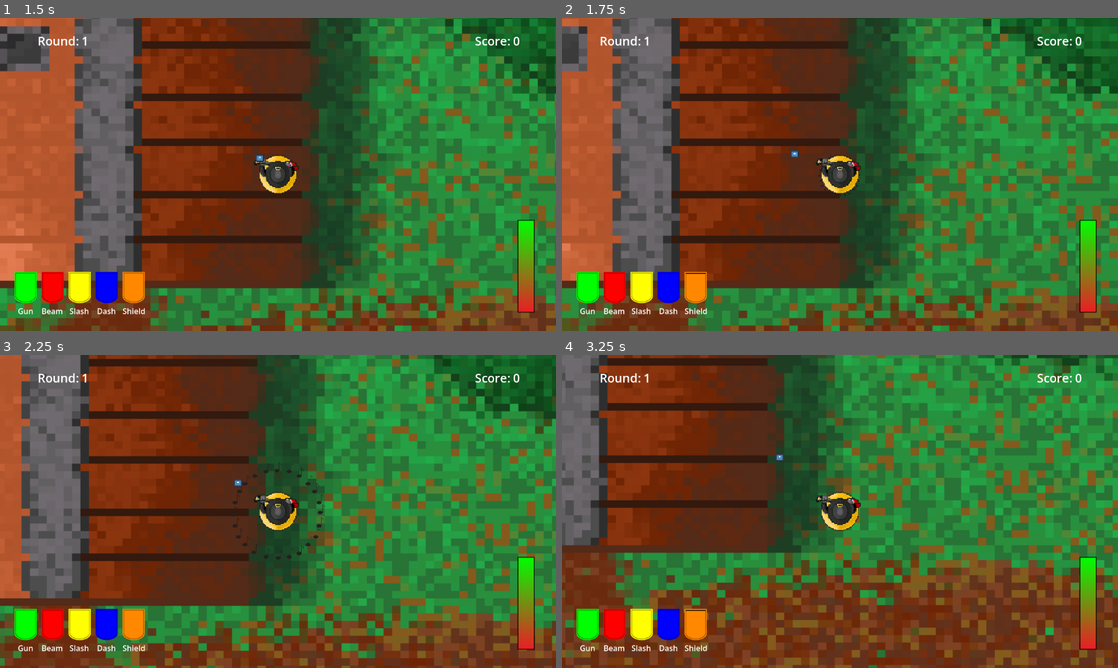
Above: before the commit, frames 1-4 (two rows, left to right).
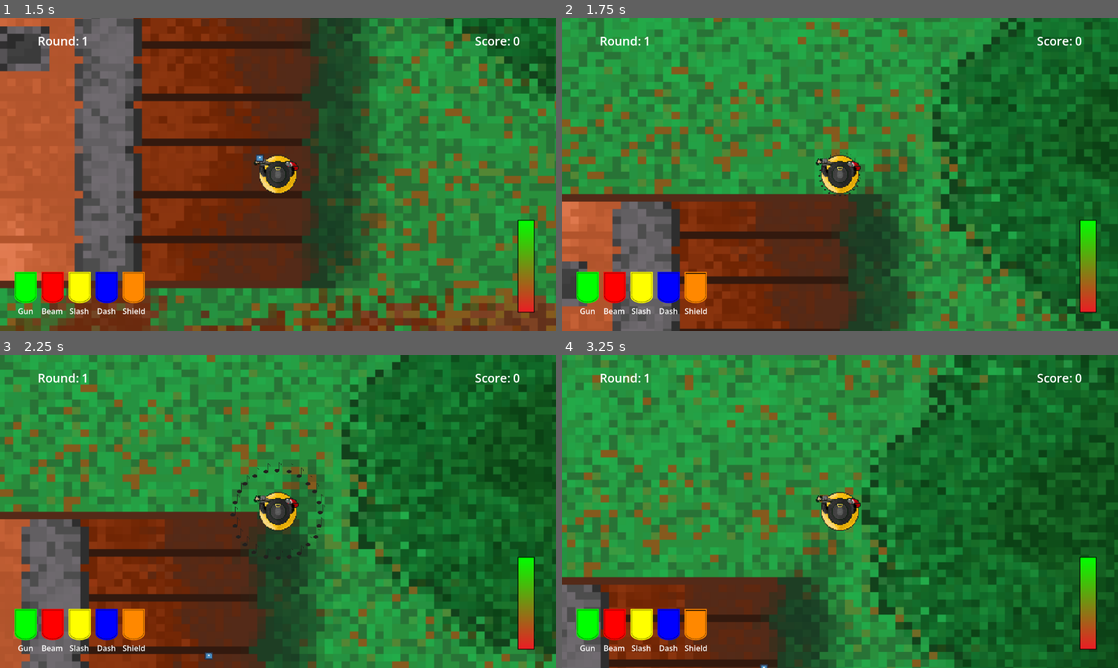
Above: after the commit, the same moments.

Repository: Rhyslan/GuitarBoard_Game
Game: Godot game, scene res://scenes/title/title_screen.tscn
Two runs of this game, one before a commit and one after it. Both use one fixed random seed, a clock stepped at 60 frames per second and the inputs below. The engine's default icon, where the game draws it, is replaced by a stand-in: a white triangle on a blue panel in a dark square.
Inputs:
- Up to frame 1 (1.5 s): click "Play" at 0.5 s; tap Enter at 1.25 s; hold D (Right) from 1.28 s (still down); hold Left (Attack) from 1.28 s (still down)
- Up to frame 2 (1.75 s): keep holding D (Right); keep holding Left (Attack); tap Space (Jump) at 1.52 s; tap 5 (Shield) at 1.55 s
- Up to frame 3 (2.25 s): release D (Right) at 2.03 s; release Left (Attack) at 2.03 s; hold S (Down) from 2.03 s (still down); tap 5 (Shield) at 2.1 s
- Up to frame 4 (3.25 s): tap Space (Jump) at 2.27 s; tap Left (Attack) at 2.3 s; release S (Down) at 2.78 s; hold D (Right) from 2.78 s (still down); hold Left (Attack) from 2.78 s (still down); tap 5 (Shield) at 3.05 s

Frame 1 is identical in both runs. In frame 2, 71% of the frame differs, in the area x 0-100%, y 0-100%; in frame 3, 72%; in frame 4, 82%.

Commit message:
ranged enemy prototype

Diff:
--- /dev/null
+++ b/guitar-board/RangedMob.gd
@@ -0,0 +1,30 @@
+extends Mob #Inherit mob stats
+
+#Ranged Mob Stats
+@export var attack_range := 400.0
+@export var stop_range := 350.0
+@export var fire_rate := 2
+
+var can_shoot := true
+
+func _physics_process(_delta: float):
+	var distance_to_player = global_position.distance_to(player.global_position)
+	var direction = global_position.direction_to(player.global_position)
+
+	#Movement + Pause
+	if distance_to_player > stop_range:
+		velocity = direction * 200.0
+	else:
+		velocity = Vector2.ZERO
+
+	velocity += knockback_vel
+	move_and_slide()
+
+	# Ranged Attack Logic
+	if distance_to_player <= attack_range and can_shoot:
+		shoot()
+
+func shoot():
+	can_shoot = false
+	await get_tree().create_timer(fire_rate).timeout
+	can_shoot = true
--- /dev/null
+++ b/guitar-board/entities/enemies/RangedMob.tscn
@@ -0,0 +1,13 @@
+[gd_scene format=3 uid="uid://cssvipewgnaki"]
+
+[ext_resource type="PackedScene" uid="uid://b0j21hee1km24" path="res://entities/enemies/mob.tscn" id="1_2i5lt"]
+[ext_resource type="Script" path="res://entities/enemies/ranged_mob.gd" id="2_u4pwx"]
+[ext_resource type="PackedScene" uid="uid://baafp1syp61na" path="res://entities/enemies/enemyprojectile.tscn" id="3_elx1h"]
+
+[node name="RangedMob" unique_id=409378065 instance=ExtResource("1_2i5lt")]
+script = ExtResource("2_u4pwx")
+attack_range = 400.0
+stop_range = 350.0
+fire_rate = 2
+enemyprojectile_scene = ExtResource("3_elx1h")
+dmg_per_sec = 1.0
--- a/guitar-board/entities/enemies/enemies.gd
+++ b/guitar-board/entities/enemies/enemies.gd
@@ -14,7 +14,7 @@
 
 
 #follows player position
-func _physics_process(_delta: float):
+func _physics_process(delta: float):
 	var direction = global_position.direction_to(player.global_position)
 	velocity = direction * 300.0
 	velocity += knockback_vel
@@ -22,9 +22,11 @@
 	move_and_slide()
 
 	#enemy collision
-	#for i in get_slide_collision_count():
-	#	var collision = get_slide_collision(i)
-	#	var collider = collision.get_collider()
+	##for i in get_slide_collision_count():
+		##var collision = get_slide_collision(i)
+		##var collider = collision.get_collider()
+		##if collider is Player:
+			##collider.get_hit(dmg_per_sec * delta)
 
 
 # Deletes mob when hp = 0
--- /dev/null
+++ b/guitar-board/entities/enemies/enemyprojectile.gd
@@ -0,0 +1,14 @@
+extends Area2D
+
+@export var speed := 500.0
+var direction := Vector2.ZERO
+
+func _physics_process(delta: float):
+	#Propel projectile
+	position += direction * speed * delta
+
+func _on_body_entered(body: Node2D):
+	if body.name == "Player":
+		body.get_hit(1.0)
+		queue_free()
+	#Destroy Projectile once it hits player
--- /dev/null
+++ b/guitar-board/entities/enemies/enemyprojectile.tscn
@@ -0,0 +1,25 @@
+[gd_scene format=3 uid="uid://baafp1syp61na"]
+
+[ext_resource type="Script" uid="uid://cnrsc1pk48hed" path="res://entities/enemies/enemyprojectile.gd" id="1_ffqjl"]
+[ext_resource type="Texture2D" uid="uid://rr48l62p684p" path="res://assets/player/actions/Shield.png" id="1_v8wmu"]
+
+[sub_resource type="CircleShape2D" id="CircleShape2D_ffqjl"]
+radius = 10.9375105
+
+[node name="Projectile" type="Area2D" unique_id=873994230]
+scale = Vector2(0.23888037, 0.28103784)
+collision_layer = 4
+collision_mask = 4
+script = ExtResource("1_ffqjl")
+
+[node name="Sprite2D" type="Sprite2D" parent="." unique_id=2073810947]
+position = Vector2(1, -18)
+scale = Vector2(0.020068053, 0.016964285)
+texture = ExtResource("1_v8wmu")
+
+[node name="CollisionShape2D" type="CollisionShape2D" parent="." unique_id=2051662846]
+position = Vector2(1, -19)
+scale = Vector2(1.9199982, 1.7200011)
+shape = SubResource("CircleShape2D_ffqjl")
+
+[connection signal="body_entered" from="." to="." method="_on_body_entered"]
--- /dev/null
+++ b/guitar-board/entities/enemies/ranged_mob.gd
@@ -0,0 +1,39 @@
+extends Mob #Inherit mob stats
+
+#Ranged Mob Stats
+@export var attack_range := 400.0
+@export var stop_range := 350.0
+@export var fire_rate := 2
+@export var enemyprojectile_scene: PackedScene
+
+var can_shoot := true
+
+func _physics_process(_delta: float):
+	var distance_to_player = global_position.distance_to(player.global_position)
+	var direction = global_position.direction_to(player.global_position)
+
+	#Movement + Pause
+	if distance_to_player > stop_range:
+		velocity = direction * 200.0
+	else:
+		velocity = Vector2.ZERO
+
+	velocity += knockback_vel
+	move_and_slide()
+
+	# Ranged Attack Logic
+	if distance_to_player <= attack_range and can_shoot:
+		shoot()
+
+func shoot():
+	can_shoot = false
+	#Create Projectile
+	var projectile = enemyprojectile_scene.instantiate()
+	get_tree().current_scene.add_child(projectile)
+
+	#Trajectory
+	projectile.global_position = global_position
+	projectile.direction = global_position.direction_to(player.global_position)
+
+	await get_tree().create_timer(fire_rate).timeout
+	can_shoot = true
--- a/guitar-board/entities/player/player.tscn
+++ b/guitar-board/entities/player/player.tscn
@@ -11,6 +11,8 @@
 radius = 74.168724
 
 [node name="Player" type="CharacterBody2D" unique_id=2057214509]
+collision_layer = 4
+collision_mask = 4
 script = ExtResource("1_abrql")
 
 [node name="KnockbackWave" parent="." unique_id=1618058073 instance=ExtResource("5_fkugw")]
--- a/guitar-board/scenes/test/test.gd
+++ b/guitar-board/scenes/test/test.gd
@@ -20,13 +20,16 @@
 	# spawn path follows the player
 	# spawning always out of view
 	# random spawning anywhere on path2d rectangle
-
+#mob blueprints
+@export var RangedMob: PackedScene
 
 func spawn_mob():
 	var new_mob = mob.instantiate()
+	var new_rangedmob = RangedMob.instantiate()
 	%PathFollow2D.progress_ratio = randf()
 	new_mob.global_position = %PathFollow2D.global_position
 	add_child(new_mob)
+	add_child(new_rangedmob)
 
 	#connected spawner to timer
 	#change wait time in inspector for timer to increase or decrease rate
--- a/guitar-board/scenes/test/test.tscn
+++ b/guitar-board/scenes/test/test.tscn
@@ -2,6 +2,7 @@
 
 [ext_resource type="Script" uid="uid://ch6mhsl4nbe4e" path="res://scenes/test/test.gd" id="1_da6vm"]
 [ext_resource type="PackedScene" uid="uid://bg6bi64miavng" path="res://entities/player/player.tscn" id="2_st4qh"]
+[ext_resource type="PackedScene" uid="uid://cssvipewgnaki" path="res://entities/enemies/RangedMob.tscn" id="2_we7ej"]
 [ext_resource type="Texture2D" uid="uid://csf0vja8c25c7" path="res://assets/map/Tile1.png" id="3_k6n02"]
 [ext_resource type="Script" uid="uid://bhyhscjyq2jpa" path="res://scenes/test/ui.gd" id="3_st4qh"]
 [ext_resource type="Texture2D" uid="uid://duq32ecg4a3i3" path="res://assets/ui/BarBack.png" id="4_2ns80"]
@@ -10,6 +11,7 @@
 [ext_resource type="PackedScene" uid="uid://b0j21hee1km24" path="res://entities/enemies/mob.tscn" id="5_oj4i3"]
 [ext_resource type="Texture2D" uid="uid://c041sbtryml1a" path="res://assets/ui/HealthBack.png" id="6_saoeg"]
 [ext_resource type="Texture2D" uid="uid://dyl6nv8lyq2i4" path="res://assets/ui/HealthProgress.png" id="7_we7ej"]
+[ext_resource type="PackedScene" uid="uid://baafp1syp61na" path="res://entities/enemies/enemyprojectile.tscn" id="12_xi5sv"]
 
 [sub_resource type="Curve2D" id="Curve2D_st4qh"]
 _data = {
@@ -19,6 +21,7 @@
 
 [node name="Test" type="Node2D" unique_id=1115389140]
 script = ExtResource("1_da6vm")
+RangedMob = ExtResource("2_we7ej")
 
 [node name="Sprite2D" type="Sprite2D" parent="." unique_id=539078965]
 position = Vector2(2289.5, 1898.5)
@@ -282,7 +285,10 @@
 
 [node name="Player" parent="." unique_id=2057214509 node_paths=PackedStringArray("ui") instance=ExtResource("2_st4qh")]
 position = Vector2(1482, 901)
-platform_floor_layers = 4294901760
+collision_layer = 7
+collision_mask = 7
+platform_floor_layers = 4294901767
+platform_wall_layers = 7
 ui = NodePath("../UI Canvas/UI")
 
 [node name="Path2D" type="Path2D" parent="Player" unique_id=2075246612]
@@ -305,6 +311,14 @@
 
 [node name="Mob" parent="." unique_id=409378065 instance=ExtResource("5_oj4i3")]
 position = Vector2(1388, 607)
+collision_layer = 2
+collision_mask = 2
+
+[node name="RangedMob" parent="." unique_id=1790917556 instance=ExtResource("2_we7ej")]
+collision_layer = 2
+collision_mask = 2
+
+[node name="Projectile" parent="." unique_id=873994230 instance=ExtResource("12_xi5sv")]
 
 [connection signal="round_change" from="." to="UI Canvas/UI" method="_on_test_round_change"]
 [connection signal="round_change" from="." to="SpawnTimer" method="_on_round_change"]
Not shown, added: guitar-board/RangedMob.gd.uid
Not shown, added: guitar-board/entities/enemies/enemyprojectile.gd.uid
Not shown, added: guitar-board/entities/enemies/ranged_mob.gd.uid
